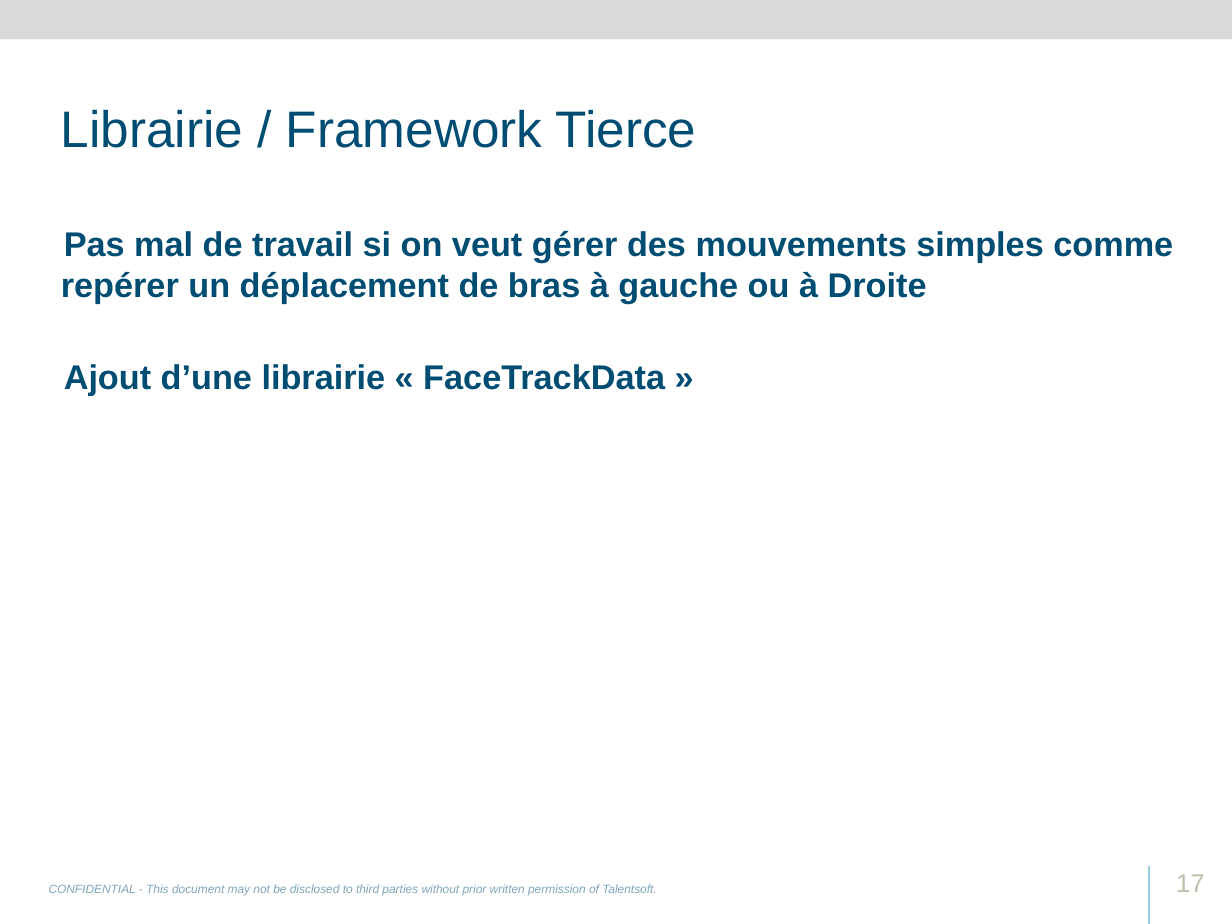
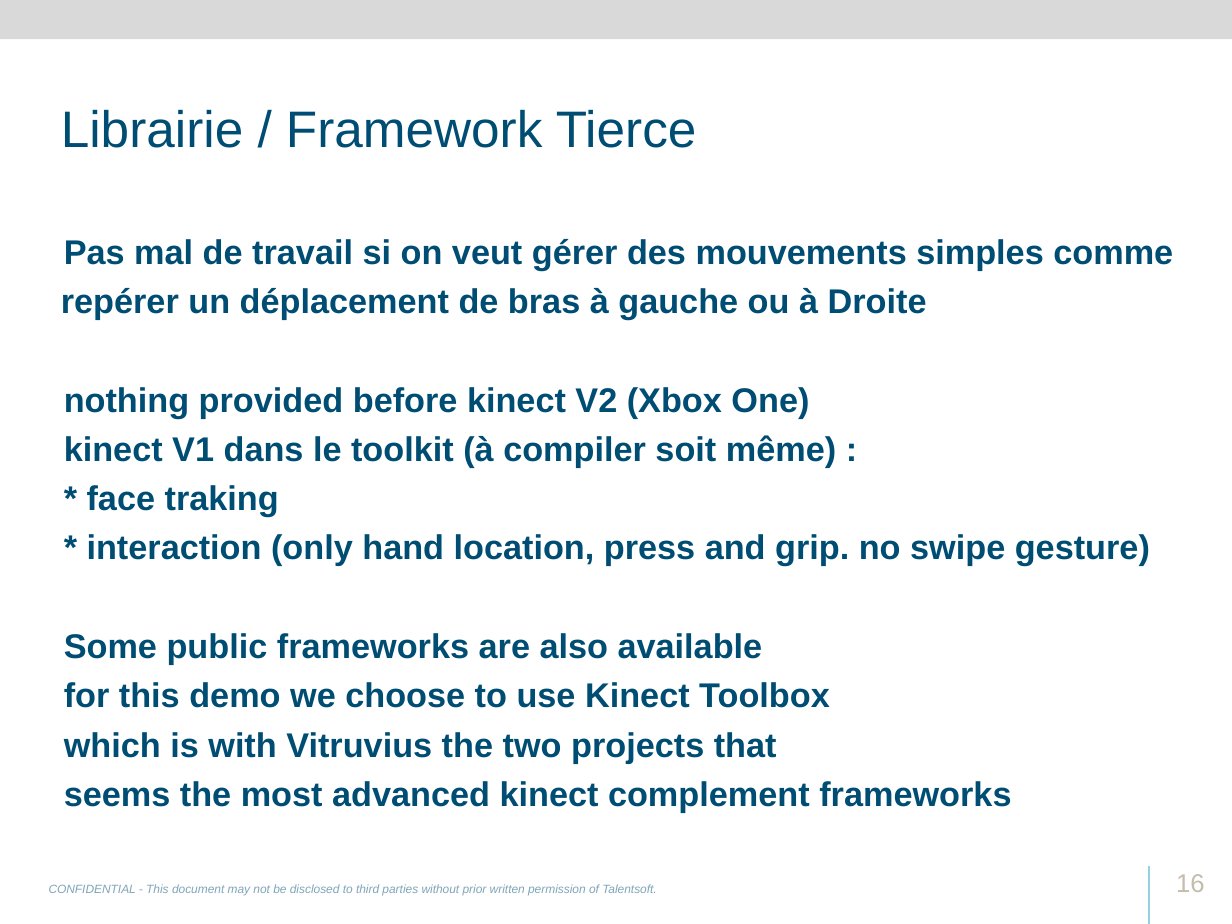
Before and after one commit to svanacker/cen-info-kinect, a slide deck: slide 16 of Talentsoft-RD-Academy-Kinect.pptx (slide 17 before the commit). Drawn at 1232x924 pixels with LibreOffice and Linux fonts; fonts in the diff are those of the drawing; background and template pictures are left out. Boxes give left, top, right and bottom in pixels: in the first picture for what was removed or moved away, otherwise in the second. Text is boxed around its words. In the diff, an @@ line names an element or a change of style, - is before the commit and + after.

Commit message:
Travail du lundi soir 23/02

```diff
--- a/Talentsoft-RD-Academy-Kinect.pptx
+++ b/Talentsoft-RD-Academy-Kinect.pptx
@@ text at bbox=[61, 239, 1173, 319]: line spacing 1 to 1.2; less space between paragraphs @@
@@ text at bbox=[64, 387, 1150, 812]: text changed @@
-• Ajout d’une librairie « FaceTrackData »
+• nothing provided before kinect V2 (Xbox One)
+• kinect V1 dans le toolkit (à compiler soit même) :
+• * face traking
+• * interaction (only hand location, press and grip. no swipe gesture)
+• Some public frameworks are also available
+• for this demo we choose to use Kinect Toolbox
+• which is with Vitruvius the two projects that
+• seems the most advanced kinect complement frameworks
@@ page number at bbox=[1176, 874, 1205, 892]: text changed @@
-17
+16
```
Also in this commit, not shown: 3 other slides changed, 1 slide added, 2 slides removed, 4 other files.
